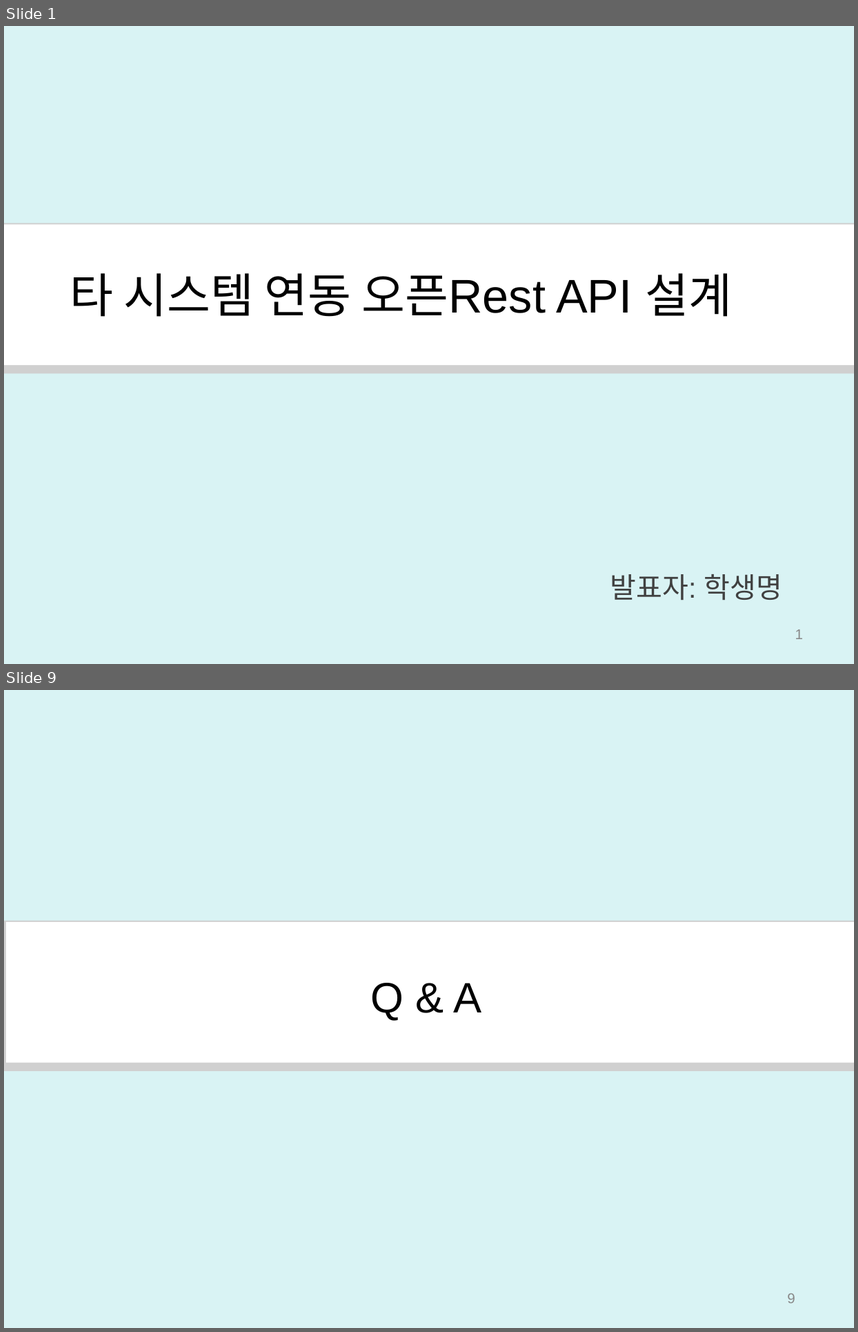
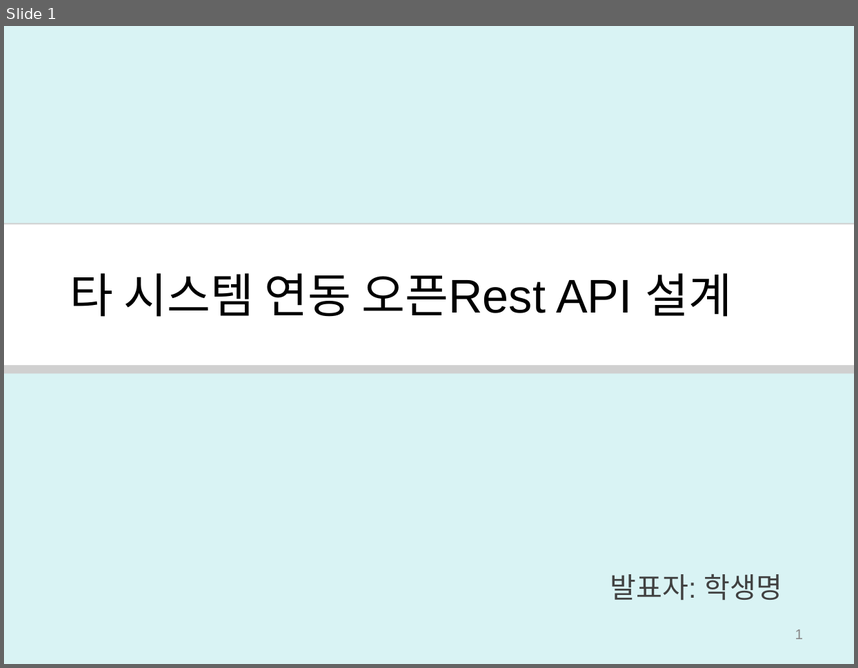
Before and after one commit to miniplugin/human, a slide deck: git_img/develop_report.pptx. Shown one above the other, each under a label of ours: slides 1 and 9 before the commit, slide 1 after it; the slides between them are not shown. The pictures are 858x1332 and 858x668 pixels, drawn with LibreOffice and Linux fonts; fonts in the diff are those of the drawing; grey boxes stand for pictures. Boxes give left, top, right and bottom in pixels: in the first picture for what was removed or moved away, otherwise in the second. Text is boxed around its words. In the diff, an @@ line names an element or a change of style, - is before the commit and + after.

```diff
--- a/git_img/develop_report.pptx
+++ b/git_img/develop_report.pptx
@@ slide 9 removed at box(4, 690, 854, 1328), background #FFFFFF @@
@@ freeform shape removed at box(4, 690, 854, 1328) @@
@@ picture removed at box(4, 920, 854, 1071) @@
@@ freeform shape removed at box(5, 922, 853, 1063) @@
@@ picture removed at box(610, 973, 656, 1028) @@
@@ title removed at box(371, 983, 481, 1021) @@
-Q & A
@@ page number removed at box(787, 1293, 795, 1303) @@
-9
```
Also in this commit, not shown: 5 slides changed, 1 slide added, 2 other slides removed.
